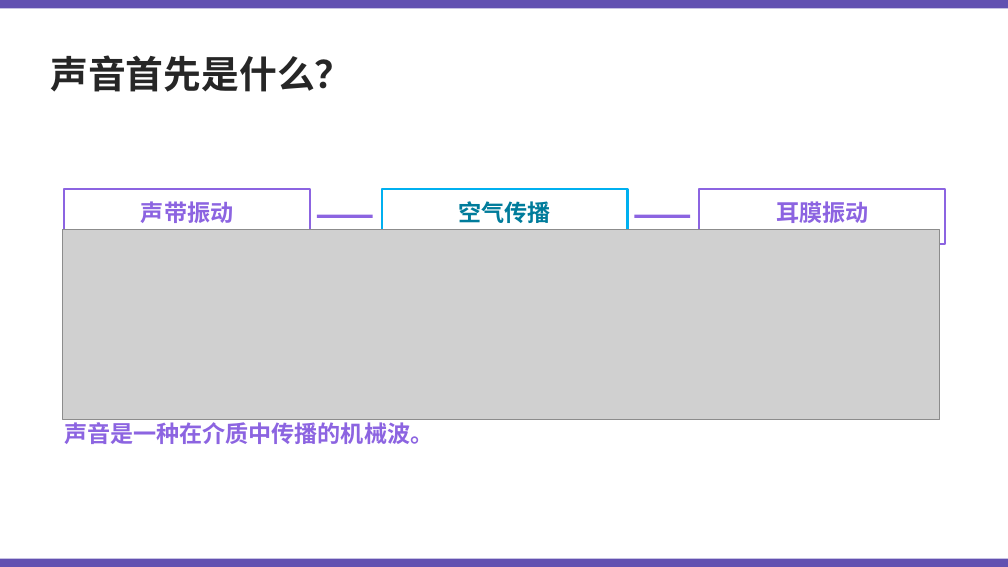
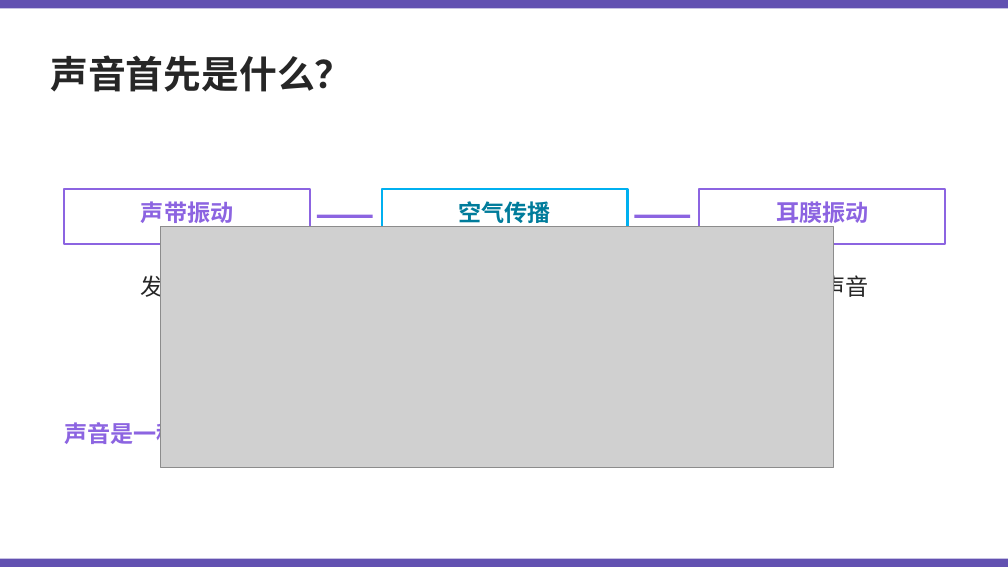
Before and after one commit to Kunonepeng/shtick, a slide deck: slide 3 of 1-2-encoding/1-2-3-audio-encoding-v2/1-2-3-audio-encoding-v8.6.gpt.pptx. Drawn at 1008x567 pixels with LibreOffice and Linux fonts; fonts in the diff are those of the drawing; grey boxes stand for pictures. Boxes give left, top, right and bottom in pixels: in the first picture for what was removed or moved away, otherwise in the second. Text is boxed around its words. In the diff, an @@ line names an element or a change of style, - is before the commit and + after.

```diff
--- a/1-2-encoding/1-2-3-audio-encoding-v2/1-2-3-audio-encoding-v8.6.gpt.pptx
+++ b/1-2-encoding/1-2-3-audio-encoding-v2/1-2-3-audio-encoding-v8.6.gpt.pptx
@@ picture resized from (x1=63, y1=229, x2=940, y2=420) to (x1=160, y1=227, x2=833, y2=467) @@
@@ text added at (x1=141, y1=271, x2=233, y2=300), 22 pt, text #262626 @@
+发出声音
@@ text added at (x1=776, y1=271, x2=868, y2=300), 22 pt, text #262626 @@
+听到声音
```
Also in this commit, not shown: 11 other slides changed, 12 other files.
